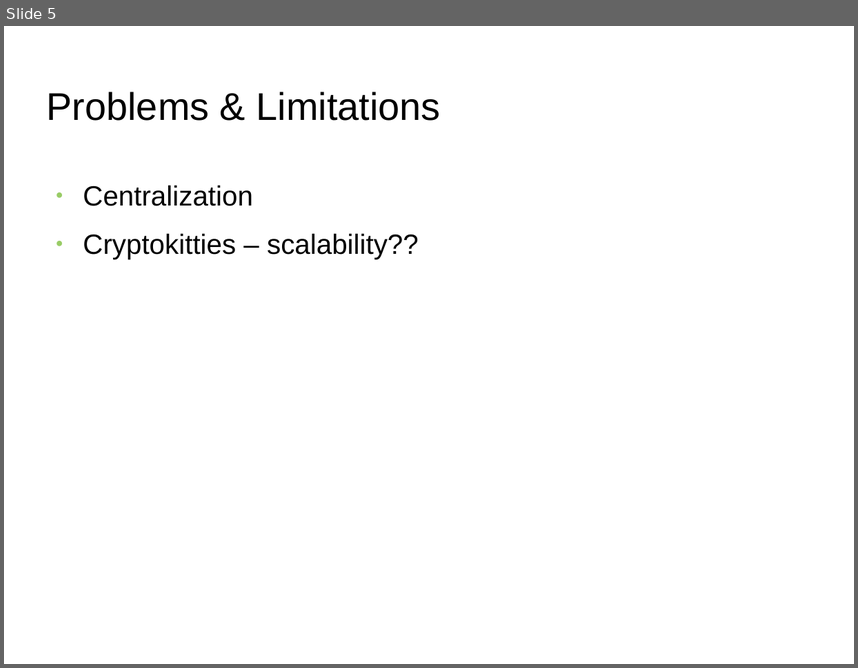
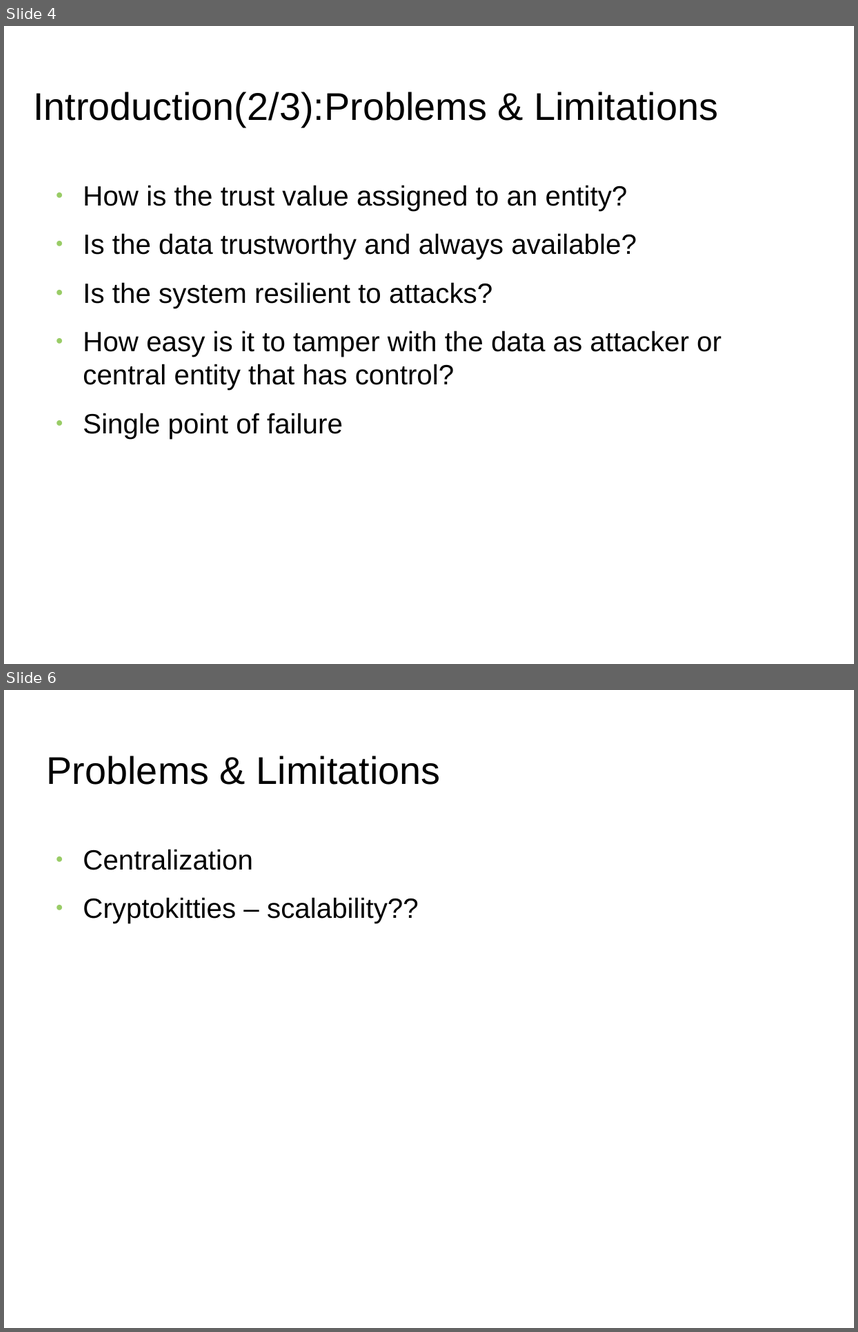
Before and after one commit to s2-t2/blockchain_reputation_system, a slide deck: documents/Presentation/Presentation.odp. Shown one above the other, each under a label of ours: slide 5 before the commit, slides 4 and 6 after it; the slides between them are not shown. The pictures are 858x668 and 858x1332 pixels, drawn with LibreOffice and Linux fonts; fonts in the diff are those of the drawing; background and template pictures are left out. Boxes give left, top, right and bottom in pixels: in the first picture for what was removed or moved away, otherwise in the second. Text is boxed around its words. In the diff, an @@ line names an element or a change of style, - is before the commit and + after.

```diff
--- a/documents/Presentation/Presentation.odp
+++ b/documents/Presentation/Presentation.odp
@@ slide 4 added at (x1=4, y1=26, x2=854, y2=664), background picture (left out) @@
@@ title added at (x1=33, y1=92, x2=718, y2=127), 36 pt, text #000000 @@
+Introduction(2/3):Problems & Limitations
@@ text added at (x1=83, y1=185, x2=722, y2=439), 26 pt, text #000000 @@
+● How is the trust value assigned to an entity?
+● Is the data trustworthy and always available?
+● Is the system resilient to attacks?
+● How easy is it to tamper with the data as attacker or central entity that has control?
+● Single point of failure
@@ what was slide 5 is now slide 6 @@
```
Also in this commit, not shown: 4 slides changed, 8 other files.
